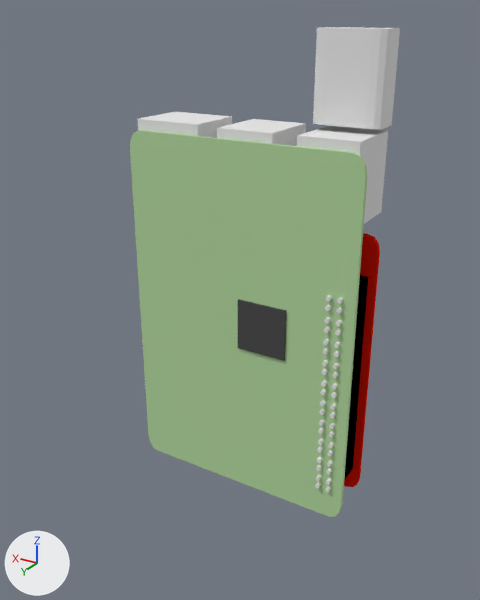
Before and after pictures for a commit that changed the Blender file WinIotJs/3dModel/raspberry_rotated.blend.
Rendered twice from a camera (50 mm lens) standing at (-69.5, 123.9, 67.2) and looking at (-0.4, 8.7, 9.6). Arrows for +X, +Y and +Z are at lower left; the lights stay in place.

In view in the first picture: 'Chip', 'Connector_40pin', 'LAN', 'PCB_Hat', 'PCB_Main', 'Pins', 'USB', 'USB2', 'WiFi'.
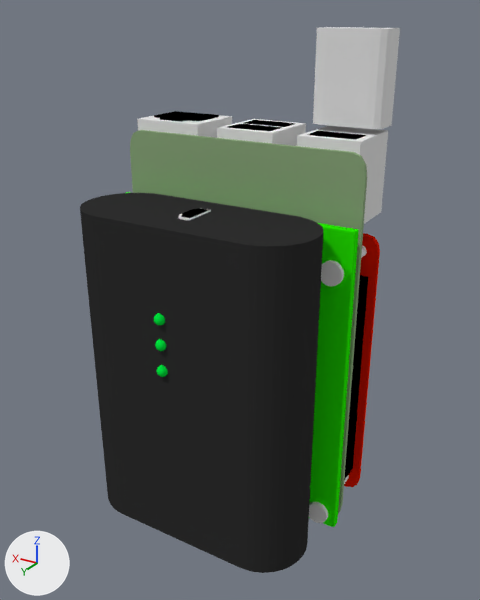
Commit message: Add battery pack to the 3D-Model

Patch to the scene script:
```diff
--- a/WinIotJs/3dModel/raspberry_rotated.blend.py
+++ b/WinIotJs/3dModel/raspberry_rotated.blend.py
@@ mat_pcb @@
 mat_pcb = diffuse_material('PCB')
-mat_pcb.base_color = (0.44, 0.662, 0.342)  # green #b1d59e
+mat_pcb.base_color = (0.263, 0.393, 0.206)  # green #8ca87d
@@ ob_led_001 @@
+ob_led_001 = bpy.data.objects.new('LED.001', me_sphere_001)  # 368 vertices, 330 faces; spans x -4.0..4.0, y -4.0..4.0, z -6.0..4.0; in mat_led (green #00e740)
+ob_led_001.location = (3.6, 32.0, 13.2)
+ob_led_001.rotation_euler = (-1.571, 3.142, 0.0)  # degrees (-90, 180, 0)
+ob_led_001.scale = (0.3, 0.3, 0.3)
@@ ob_led_002 @@
+ob_led_002 = bpy.data.objects.new('LED.002', me_sphere_001.copy())
+ob_led_002.location = (3.6, 32.0, 7.6)
+ob_led_002.rotation_euler = (-1.571, 3.142, 0.0)  # degrees (-90, 180, 0)
+ob_led_002.scale = (0.3, 0.3, 0.3)
@@ ob_led_003 @@
+ob_led_003 = bpy.data.objects.new('LED.003', me_sphere_001.copy())
+ob_led_003.location = (3.6, 32.0, 1.8)
+ob_led_003.rotation_euler = (-1.571, 3.142, 0.0)  # degrees (-90, 180, 0)
+ob_led_003.scale = (0.3, 0.3, 0.3)
@@ ob_batteryholder @@
+ob_batteryholder = bpy.data.objects.new('BatteryHolder', me_cube_016)  # a box spanning x -1.0..1.0, y -1.0..1.0, z -1.0..1.0; in mat_batteryholder (green #27f300)
+ob_batteryholder.location = (1.4, 10.0, -5.1)
+ob_batteryholder.scale = (28.0, 1.0, 35.0)
@@ ob_slotusb1 @@
+ob_slotusb1 = bpy.data.objects.new('SlotUSB1', me_cube_017)  # a box spanning x -1.0..1.0, y -1.0..1.0, z -1.0..1.0; in mat_slot (black #000000)
+ob_slotusb1.location = (0.3, -4.7, 43.2)
+ob_slotusb1.scale = (5.0, 2.5, 2.5)
@@ ob_slotusb2 @@
+ob_slotusb2 = bpy.data.objects.new('SlotUSB2', me_cube_018)  # a box spanning x -1.0..1.0, y -1.0..1.0, z -1.0..1.0; in mat_slot (black #000000)
+ob_slotusb2.location = (0.3, 1.8, 43.2)
+ob_slotusb2.scale = (5.0, 2.5, 2.5)
@@ ob_slotusb3 @@
+ob_slotusb3 = bpy.data.objects.new('SlotUSB3', me_cube_019)  # a box spanning x -1.0..1.0, y -1.0..1.0, z -1.0..1.0; in mat_slot (black #000000)
+ob_slotusb3.location = (-18.1, 1.8, 43.2)
+ob_slotusb3.scale = (5.0, 2.5, 2.5)
@@ ob_slotwlan @@
+ob_slotwlan = bpy.data.objects.new('SlotWLAN', me_cube_020)  # 16 vertices, 14 faces; spans x -1.0..1.0, y -1.0..1.5, z -1.0..1.0; in mat_slot (black #000000)
+ob_slotwlan.location = (19.8, -1.7, 43.9)
+ob_slotwlan.scale = (6.0, 4.0, 2.5)
@@ ob_battery @@
+ob_battery = bpy.data.objects.new('Battery', me_cube_021)  # 88 vertices, 46 faces; spans x -26.0..26.0, y -10.0..10.0, z -36.0..36.0; in mat_battery (black #303030)
+ob_battery.location = (1.8, 21.9, -4.5)
@@ ob_screw_001 @@
+ob_screw_001 = bpy.data.objects.new('Screw.001', me_cylinder_003)  # 140 vertices, 106 faces; spans x -0.9..0.9, y -1.0..1.0, z -18.2..2.8; in mat_steel (white #e7e7e7)
+ob_screw_001.location = (-22.5, -6.2, -37.4)
+ob_screw_001.rotation_euler = (1.571, 0.0, 0.0)  # degrees (90, 0, 0)
+ob_screw_001.scale = (3.0, 3.0, 1.0)
@@ ob_screw_002 @@
+ob_screw_002 = bpy.data.objects.new('Screw.002', me_cylinder_003.copy())
+ob_screw_002.location = (-22.5, -6.2, 20.9)
+ob_screw_002.rotation_euler = (1.571, 0.0, 0.0)  # degrees (90, 0, 0)
+ob_screw_002.scale = (3.0, 3.0, 1.0)
@@ ob_usbmini_slot_001 @@
+ob_usbmini_slot_001 = bpy.data.objects.new('USBMini.Slot.001', me_cube_024)  # 12 vertices, 10 faces; spans x -1.0..1.0, y -1.0..1.8, z -1.0..1.0; in mat_slot (black #000000)
+ob_usbmini_slot_001.location = (2.2, 21.3, 29.9)
+ob_usbmini_slot_001.rotation_euler = (4.712, 4.712, 0.0)  # degrees (270, 270, 0)
+ob_usbmini_slot_001.scale = (2.02, 1.01, 3.04)
@@ ob_usbmini @@
+ob_usbmini = bpy.data.objects.new('USBMini', me_cube_025)  # 12 vertices, 10 faces; spans x -1.0..1.0, y -1.0..1.8, z -1.0..1.0; in mat_steel (white #e7e7e7)
+ob_usbmini.location = (2.2, 21.3, 29.2)
+ob_usbmini.rotation_euler = (4.712, 4.712, 0.0)  # degrees (270, 270, 0)
+ob_usbmini.scale = (2.5, 1.25, 3.75)
```

Boxes [x1, y1, x2, y2] around the edits, measured in the pictures (480 x 600 px):
'Battery', added (black)
    after: [80, 193, 323, 573]
'PCB_Main', recoloured
    both: [130, 130, 367, 517]
'BatteryHolder', added (green)
    after: [126, 192, 359, 528]
'Screw.002', added
    after: [321, 245, 367, 286]
'SlotWLAN', added (black)
    after: [154, 111, 219, 122]
'Screw.001', added
    after: [309, 475, 349, 523]
'SlotUSB3', added
    after: [308, 131, 366, 140]
'SlotUSB2', added
    after: [228, 124, 281, 131]
'SlotUSB1', added
    after: [244, 120, 295, 127]
'USBMini.Slot.001', added
    after: [181, 208, 208, 218]
'LED.001', added
    after: [154, 313, 165, 325]
'LED.002', added
    after: [155, 339, 166, 351]
'LED.003', added
    after: [157, 365, 168, 377]
'USBMini', added
    after: [178, 208, 211, 221]
'Chip', unchanged, covered by the edit
    before: [238, 299, 287, 361]
